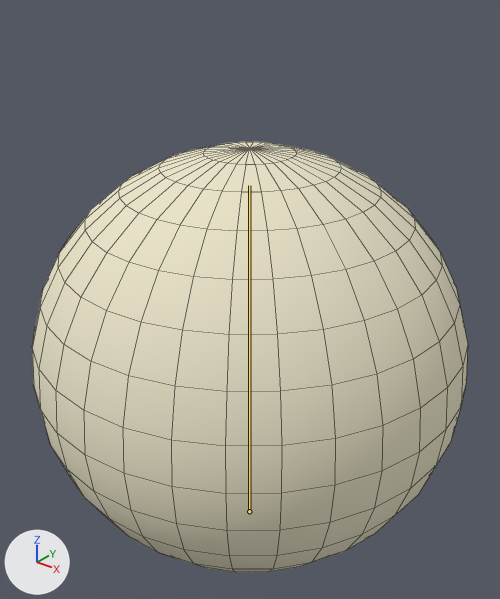
Before and after pictures for a commit that changed the Blender file SGFA_VPA_01/Assets/Prefabs/Players/Angel/Angel_graphics.blend.
One viewpoint serves both versions: a 50 mm camera at (1.81, -2.26, 2.68) aimed at (-0.01, 0.01, 1.27). Lighting does not change. The marker at lower left points along +X, +Y and +Z. The bones that bend it are drawn over the model as lines. Mesh edges are drawn as thin lines.

The first picture shows 'Engel'.
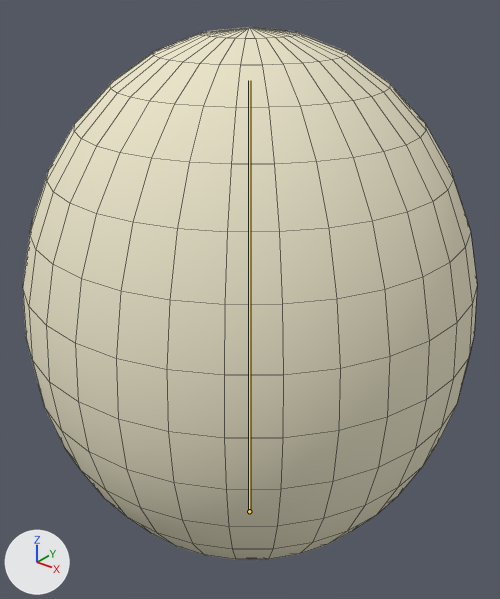
Commit message: Animation Controller includes AngelAnimations

The newer file adds an action. The first version stands in its rest pose; the second is drawn at frame 16 of the action 'Jump'.

Edits to the bpy script that builds the scene:
```text
Change bone_bone:
    where bone_bone = bpy.data.objects['Armature'].pose.bones['Bone']
    bone_bone.scale: (1.0, 1.0, 1.0) -> (1.0, 1.24, 1.0)
```

Boxes [x1, y1, x2, y2] around the edits, measured in the pictures (500 x 599 px):
'Engel', posed (24% taller)
    before: [32, 142, 468, 572]
    after: [23, 27, 477, 560]
bone 'Bone', root to tip
    before: (249, 511) to (249, 185)
    after: (249, 511) to (249, 80)
